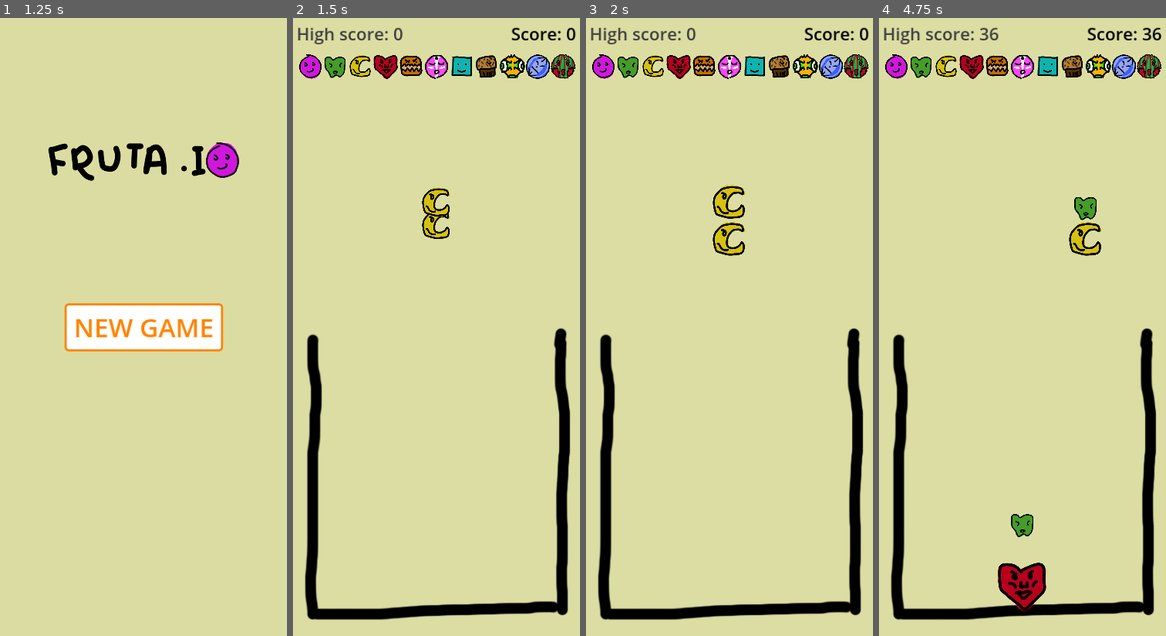
Above: before the commit, frames 1-4 (left to right).
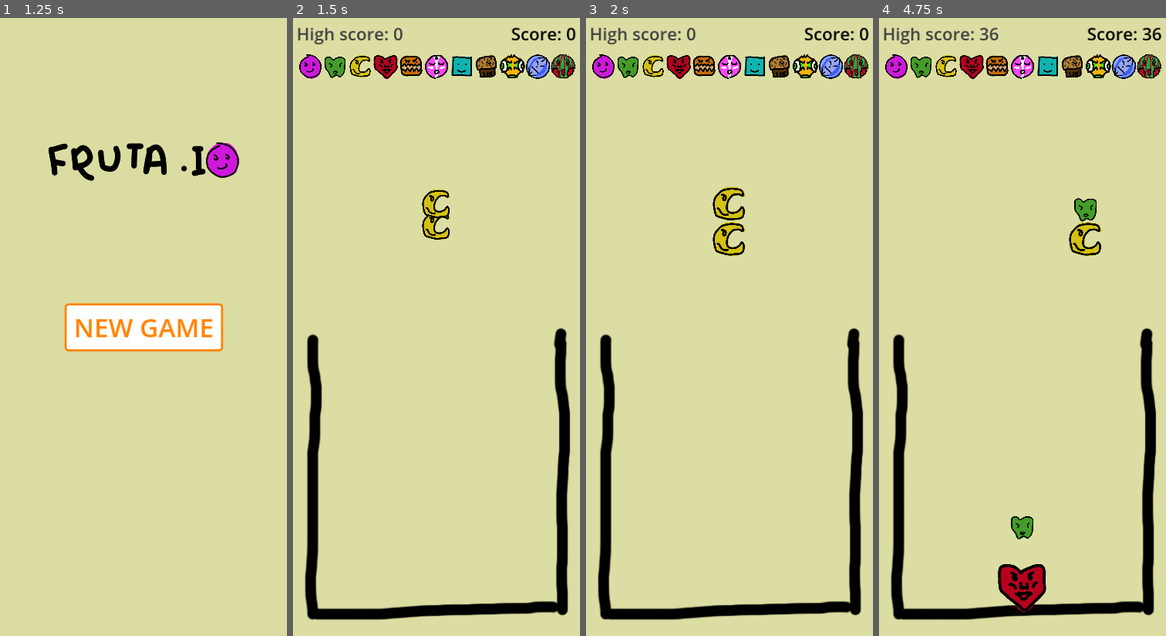
Above: after the commit, the same moments.

Repository: FlamingRat/fruta.io
Game: Godot game, scene res://scenes/menu/intro.tscn
Two runs of this game, one before a commit and one after it. Both use one fixed random seed, a clock stepped at 60 frames per second and the inputs below.
Inputs (mouse positions are in pixels of both pictures, inside the frame that each line leads up to):
- Up to frame 1 (1.25 s): click (143, 327) at 0.5 s
- Up to frame 2 (1.5 s): click "NEW GAME" at 1.25 s
- Up to frame 3 (2 s): no input
- Up to frame 4 (4.75 s): click (1022, 320) at 2 s; click (1022, 320) at 2.75 s; click (1022, 320) at 3.5 s; move the mouse to (1085, 296) at 4.27 s

Frame 1 is identical in both runs. In frame 2, 0.3% of the frame differs, in the area x 44-55%, y 27-36%; in frame 3, 0.3%; in frame 4, 0.5%, in the area x 41-76%, y 29-97%.

Commit message:
Add mass and wider merge ranges scaling with level

Diff:
--- a/scenes/dispenser/dispenser.gd
+++ b/scenes/dispenser/dispenser.gd
@@ -73,6 +73,8 @@
 	fruit_dropped.emit(current_fruit.level)
 	current_fruit.set_collision_mask_value(1, true)
 	current_fruit.set_collision_layer_value(1, true)
+	current_fruit.merge_range.set_collision_layer_value(1, true)
+	current_fruit.merge_range.set_collision_mask_value(1, true)
 	current_fruit.freeze = false
 	current_fruit = null
 	promote_fruit()
--- a/scenes/fruit/fruit.gd
+++ b/scenes/fruit/fruit.gd
@@ -22,6 +22,7 @@
 @onready var sprite_mask: Node2D = $sprite_mask
 @onready var sprite: Sprite2D = $sprite_mask/sprite
 @onready var shape: CollisionShape2D = $shape
+@onready var merge_range: Area2D = $merge_range
 
 
 func get_radius():
@@ -45,6 +46,8 @@
 	sprite_mask.scale = current_scale * Vector2.ONE
 	sprite.frame = level - 1
 	shape.scale = current_scale * Vector2.ONE
+	merge_range.scale = current_scale * Vector2.ONE
+	mass = current_scale
 
 	animate_size()
 
@@ -92,6 +95,6 @@
 		update_size()
 		return
 
-	for body in get_colliding_bodies():
-		if body.is_in_group('fruit') and try_combine(body):
+	for body in merge_range.get_overlapping_bodies():
+		if body != self and body.is_in_group('fruit') and try_combine(body):
 			break
--- a/scenes/fruit/fruit.tscn
+++ b/scenes/fruit/fruit.tscn
@@ -7,7 +7,10 @@
 bounce = 0.15
 
 [sub_resource type="CircleShape2D" id="CircleShape2D_vtjvt"]
-radius = 11.0
+radius = 10.5
+
+[sub_resource type="CircleShape2D" id="CircleShape2D_pahn5"]
+radius = 12.0
 
 [node name="fruit" type="RigidBody2D" groups=["fruit"]]
 collision_layer = 0
@@ -26,3 +29,10 @@
 scale = Vector2(0.06, 0.06)
 texture = ExtResource("2_lmm3u")
 hframes = 11
+
+[node name="merge_range" type="Area2D" parent="."]
+collision_layer = 0
+collision_mask = 0
+
+[node name="shape" type="CollisionShape2D" parent="merge_range"]
+shape = SubResource("CircleShape2D_pahn5")
Not shown: 1 places in scenes/fruit/fruit.tscn that only renumber resources
